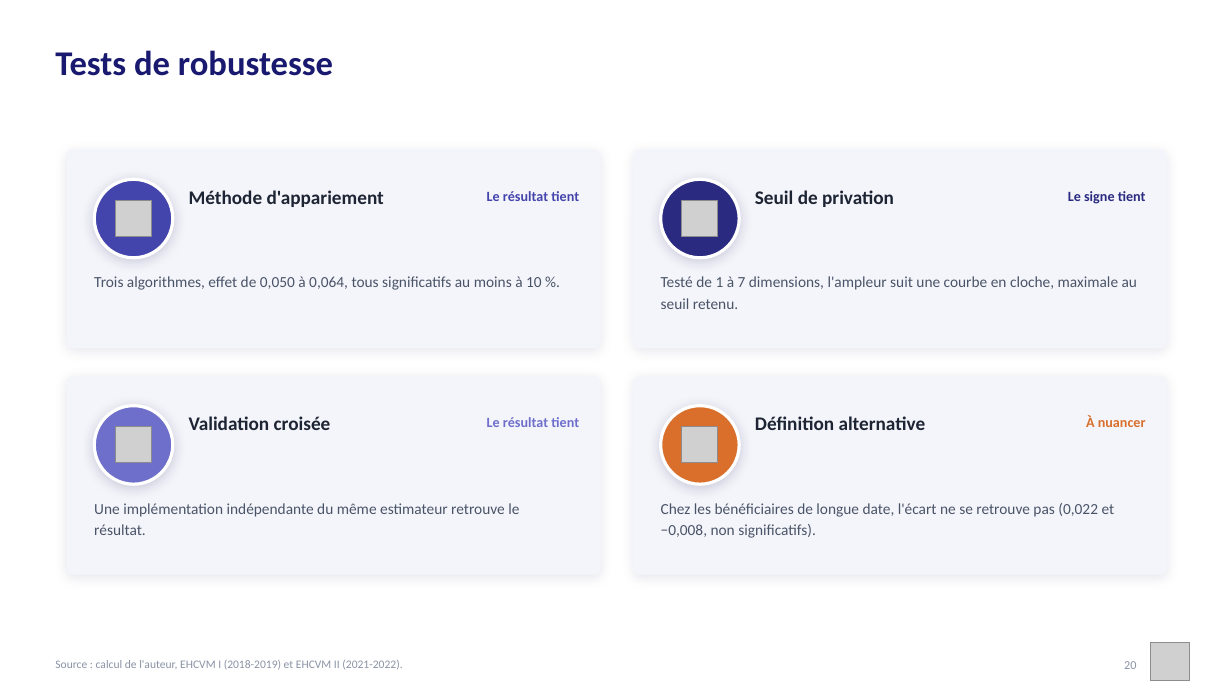
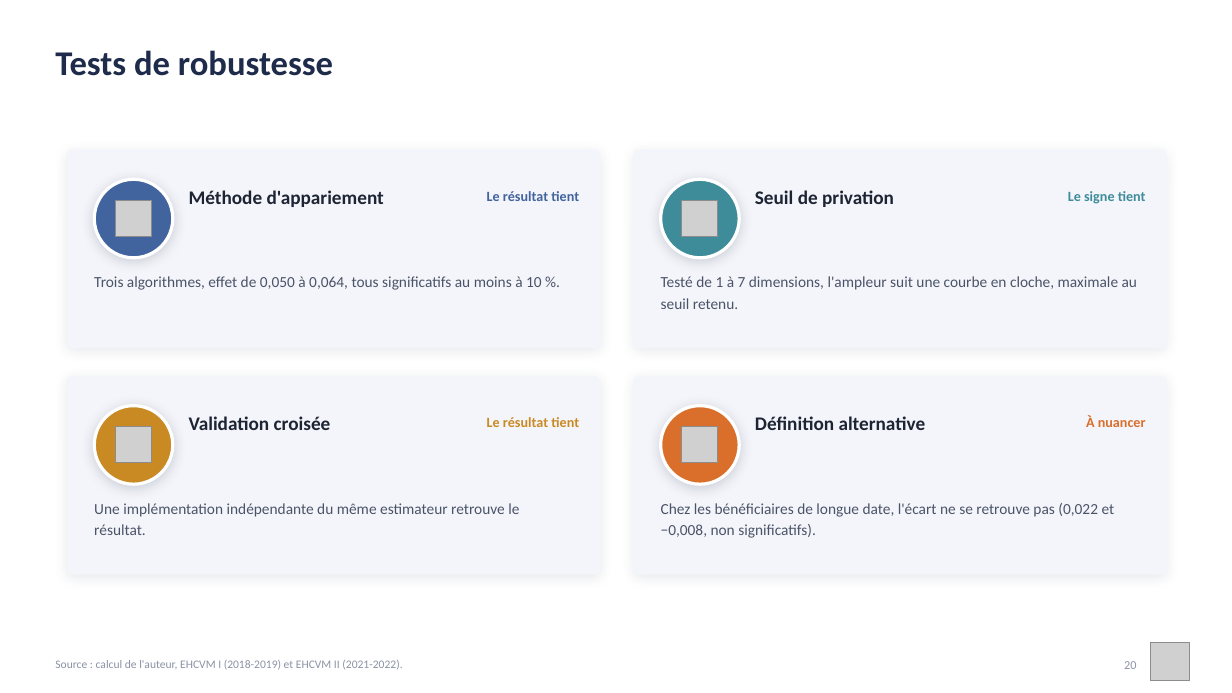
Before and after one commit to JODRAFF9/MEMOIRE, a slide deck: slide 20 of infographie/presentation_infographique.pptx. Drawn at 1232x693 pixels with LibreOffice and Linux fonts; fonts in the diff are those of the drawing; grey boxes stand for pictures. Boxes give left, top, right and bottom in pixels: in the first picture for what was removed or moved away, otherwise in the second. Text is boxed around its words. In the diff, an @@ line names an element or a change of style, - is before the commit and + after.

```diff
--- a/infographie/presentation_infographique.pptx
+++ b/infographie/presentation_infographique.pptx
@@ text "Tests de robustesse" at bbox=[55, 50, 333, 76]: text colour #191970 to #1E2B4A @@
@@ ellipse at bbox=[94, 179, 173, 258]: fill #4444AD to #41639E; shadow changed @@
@@ text "Le résultat tient" at bbox=[487, 191, 579, 201]: text colour #4444AD to #41639E @@
@@ ellipse at bbox=[661, 179, 739, 258]: fill #2A2A80 to #3E8C9A; shadow changed @@
@@ text "Le signe tient" at bbox=[1068, 191, 1146, 204]: text colour #2A2A80 to #3E8C9A @@
@@ shadow changed in 3 elements at bbox=[67, 150, 601, 348], bbox=[633, 150, 1167, 348], bbox=[67, 376, 601, 575] @@
@@ ellipse at bbox=[94, 406, 173, 484]: fill #6E6ECB to #C98A24; shadow changed @@
@@ text "Le résultat tient" at bbox=[487, 417, 579, 427]: text colour #6E6ECB to #C98A24 @@
```
Also in this commit, not shown: 26 other slides changed, 2 other files.
